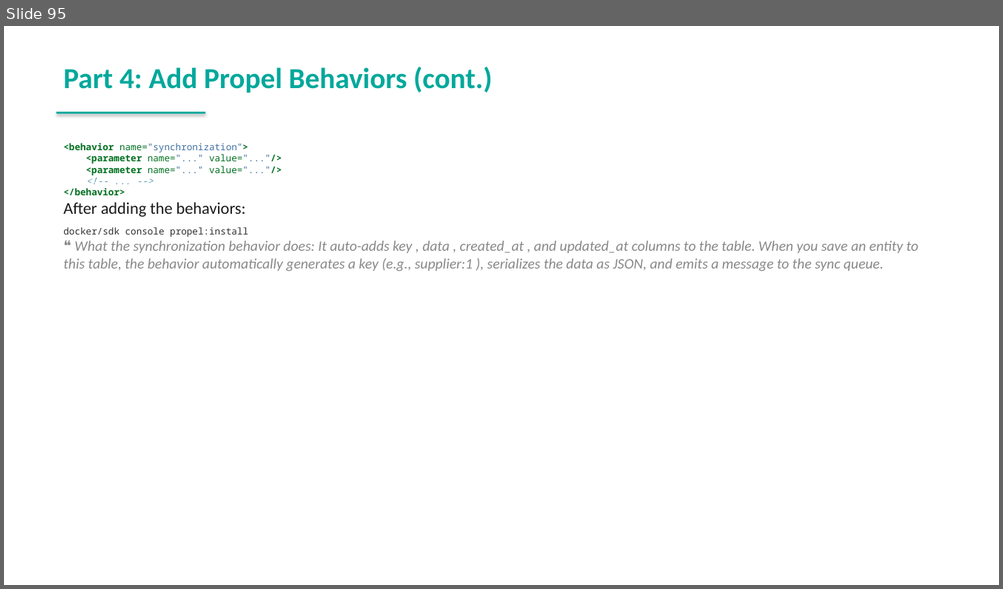
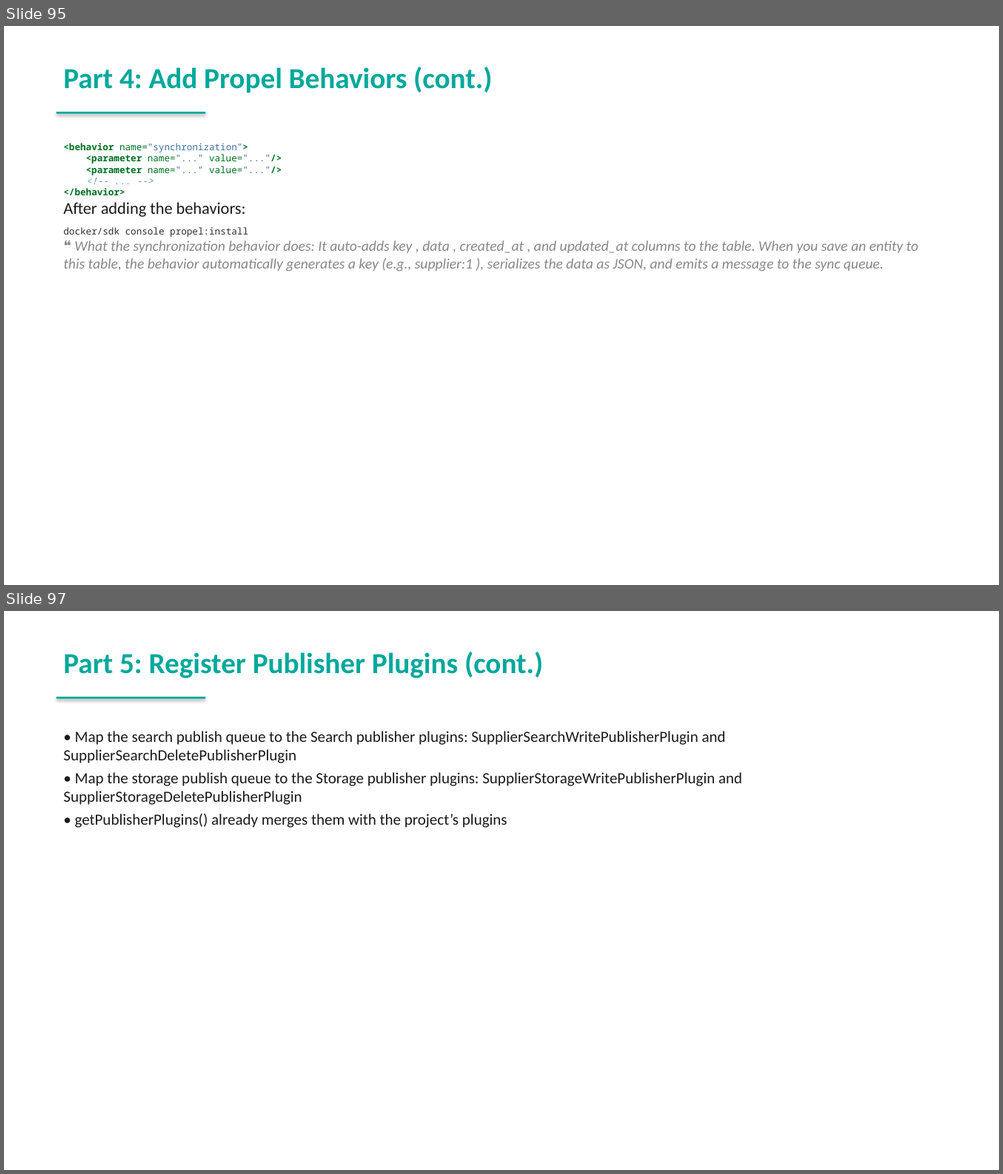
Before and after one commit to spryker-academy/instructor-exercises, a slide deck: guides-pptx/spryker-academy-professional.pptx. Shown one above the other, each under a label of ours: slide 95 before the commit, slides 95 and 97 after it; the slides between them are not shown. The pictures are 1003x589 and 1003x1174 pixels, drawn with LibreOffice and Linux fonts; fonts in the diff are those of the drawing. Boxes give left, top, right and bottom in pixels: in the first picture for what was removed or moved away, otherwise in the second. Text is boxed around its words. In the diff, an @@ line names an element or a change of style, - is before the commit and + after.

```diff
--- a/guides-pptx/spryker-academy-professional.pptx
+++ b/guides-pptx/spryker-academy-professional.pptx
@@ slide 97 added at (x1=4, y1=611, x2=999, y2=1170), background #FFFFFF @@
@@ text added at (x1=63, y1=652, x2=543, y2=678), 28 pt, text #00A89B, bold @@
+Part 5: Register Publisher Plugins (cont.)
@@ rectangle added at (x1=57, y1=697, x2=205, y2=699), fill #00A89B @@
@@ text added at (x1=63, y1=731, x2=742, y2=828), 15 pt, text #1A1A1A @@
+• Map the search publish queue to the Search publisher plugins: SupplierSearchWritePublisherPlugin and SupplierSearchDeletePublisherPlugin
+• Map the storage publish queue to the Storage publisher plugins: SupplierStorageWritePublisherPlugin and SupplierStorageDeletePublisherPlugin
+• getPublisherPlugins() already merges them with the project’s plugins
```
Also in this commit, not shown: 2 slides changed, 1 other slide added, 2 other files.
